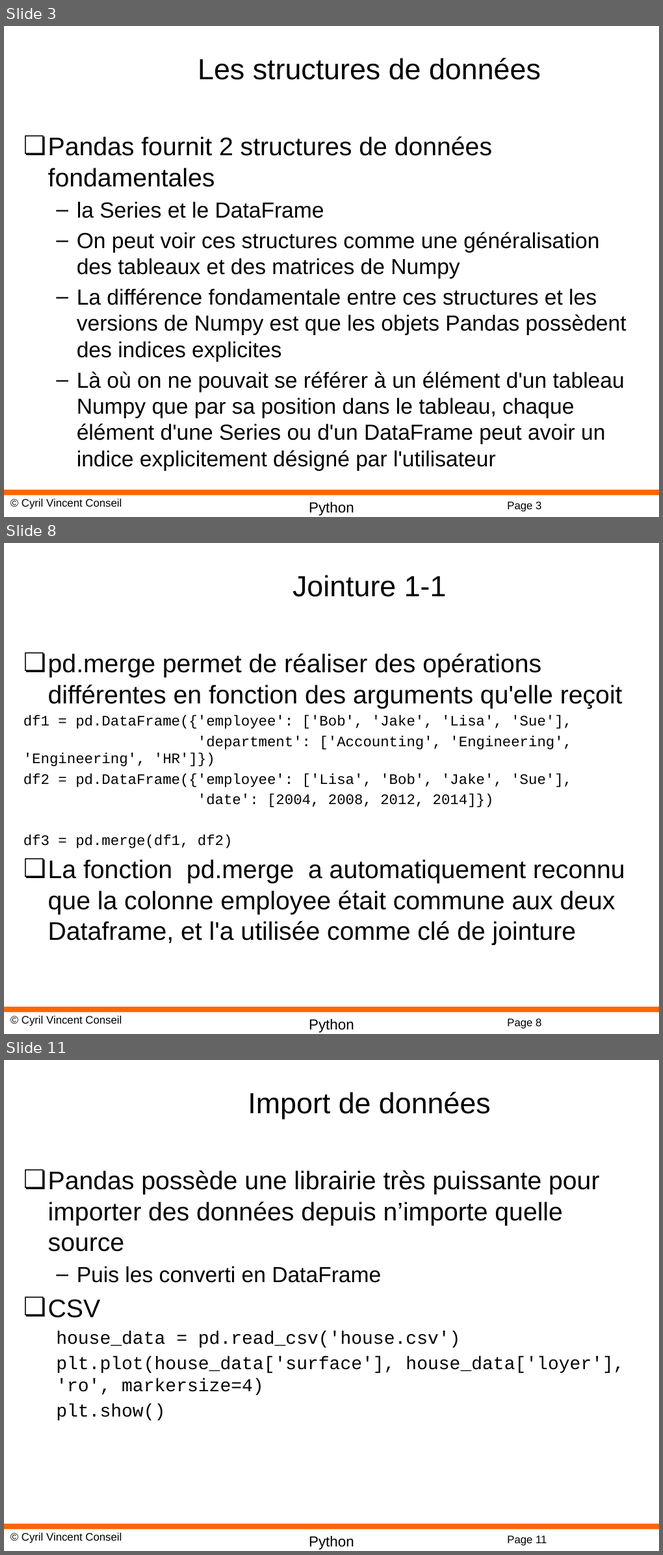
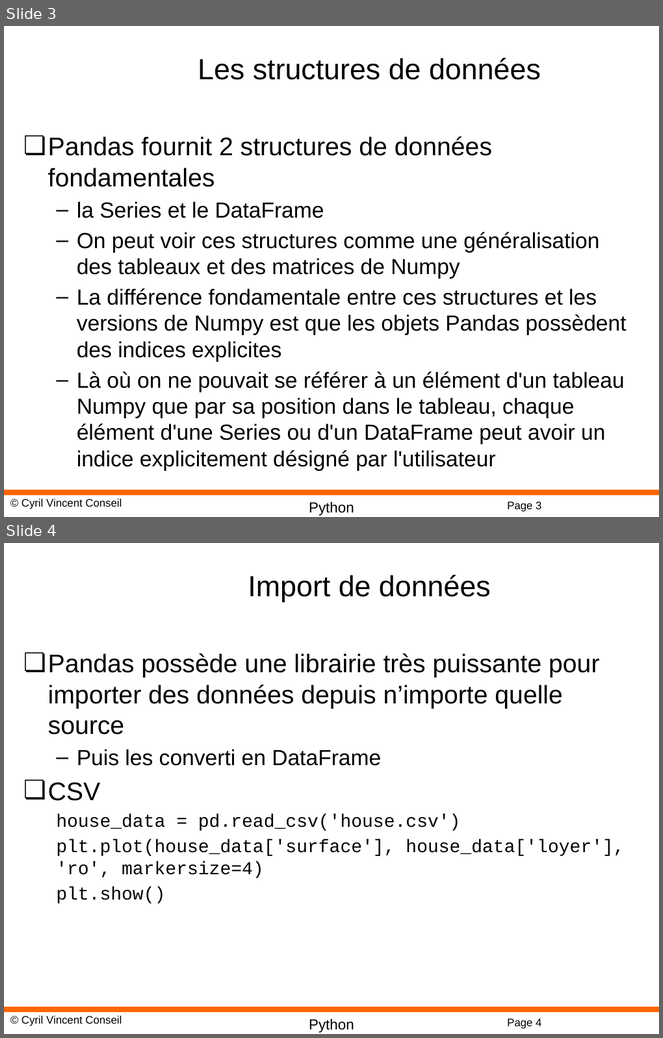
Before and after one commit to cyrilvincent/python-advanced, a slide deck: PPT/DataScience12-Pandas.pptx. Shown one above the other, each under a label of ours: slides 3, 8 and 11 before the commit, slides 3 and 4 after it; the slides between them are not shown. The pictures are 663x1555 and 663x1038 pixels, drawn with LibreOffice and Linux fonts; fonts in the diff are those of the drawing; background and template pictures are left out. Boxes give left, top, right and bottom in pixels: in the first picture for what was removed or moved away, otherwise in the second. Text is boxed around its words. In the diff, an @@ line names an element or a change of style, - is before the commit and + after.

```diff
--- a/PPT/DataScience12-Pandas.pptx
+++ b/PPT/DataScience12-Pandas.pptx
@@ slide 8 removed at bbox=[4, 543, 659, 1034], background #FFFFFF; not listed: 4 template elements that a slide beside it also shows @@
@@ title removed at bbox=[293, 575, 447, 597] @@
-Jointure 1-1
@@ text removed at bbox=[24, 653, 625, 945] @@
-❏ pd.merge permet de réaliser des opérations différentes en fonction des arguments qu'elle reçoit
-df1 = pd.DataFrame({'employee': ['Bob', 'Jake', 'Lisa', 'Sue'],
-'department': ['Accounting', 'Engineering', 'Engineering', 'HR']})
-df2 = pd.DataFrame({'employee': ['Lisa', 'Bob', 'Jake', 'Sue'],
-'date': [2004, 2008, 2012, 2014]})
-df3 = pd.merge(df1, df2)
-❏ La fonction pd.merge a automatiquement reconnu que la colonne employee était commune aux deux Dataframe, et l'a utilisée comme clé de jointure
@@ what was slide 11 is now slide 4 @@
@@ page number at bbox=[507, 1019, 542, 1029]: text changed @@
-Page 11
+Page 4
```
Also in this commit, not shown: 6 other slides removed, 4 other files.
